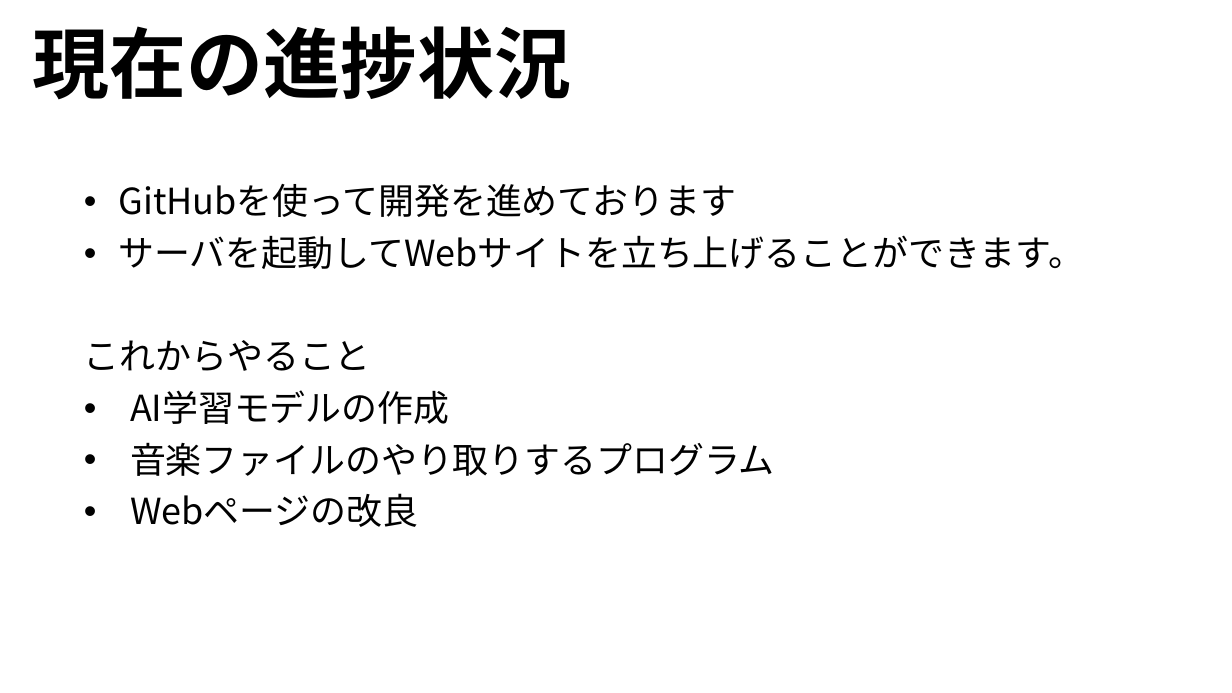
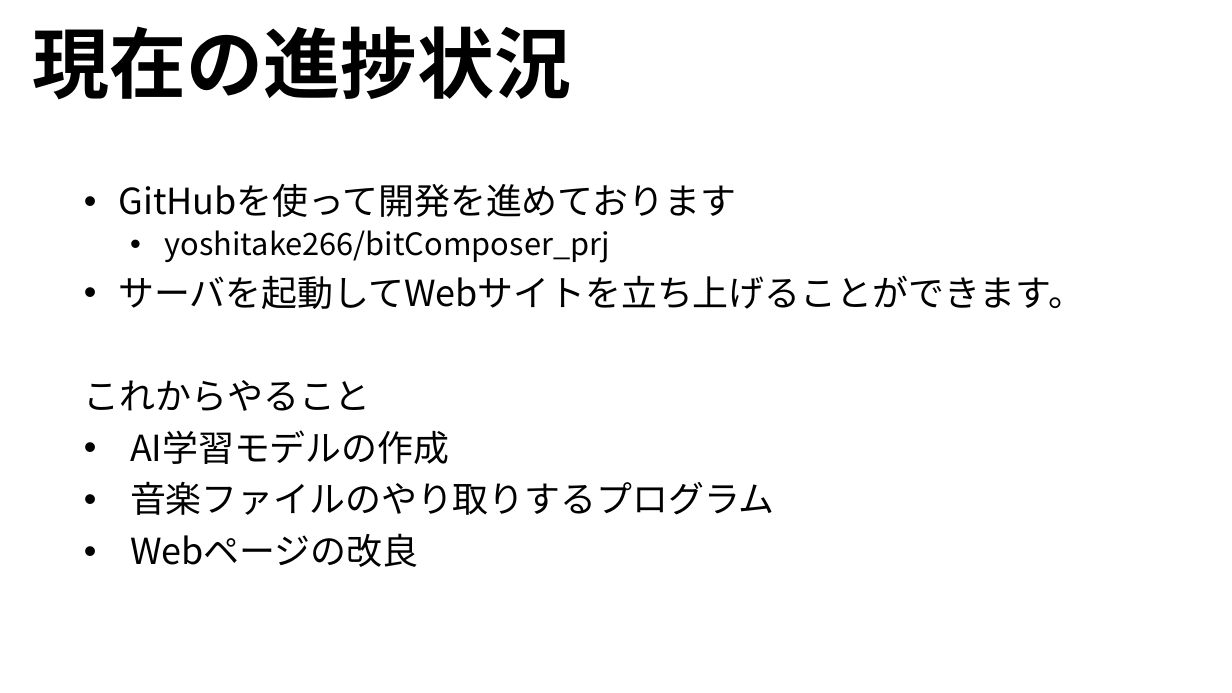
Before and after one commit to yoshitake266/bitComposer_prj, a slide deck: slide 14 of presentation/bit Composer.pptx. Drawn at 1232x693 pixels with LibreOffice and Linux fonts; fonts in the diff are those of the drawing. Boxes give left, top, right and bottom in pixels: in the first picture for what was removed or moved away, otherwise in the second. Text is boxed around its words. In the diff, an @@ line names an element or a change of style, - is before the commit and + after.

```diff
--- a/presentation/bit Composer.pptx
+++ b/presentation/bit Composer.pptx
@@ subtitle at <box>165,230,610,263</box>: paragraph added @@
+  • yoshitake266/bitComposer_prj
```
Also in this commit, not shown: 1 other slide changed.
